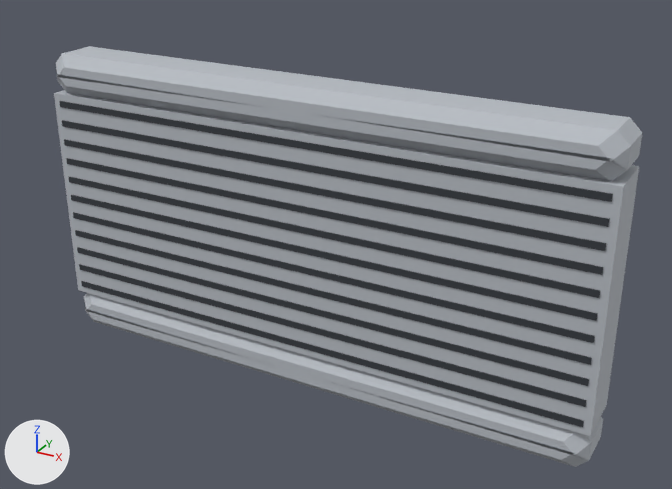
The glTF model assets/parts/engine/radiator_aluminium/strada_evo.glb, before and after one commit.
Both versions are drawn from a 50 mm camera at (0.463, -0.728, 0.393) aimed at (0.021, 0.075, -0.008). The lights are fixed; the arrows at lower left show +X, +Y and +Z. The first picture is the older version. Vertices at exactly the same position are counted once.

The first picture shows 'model'.
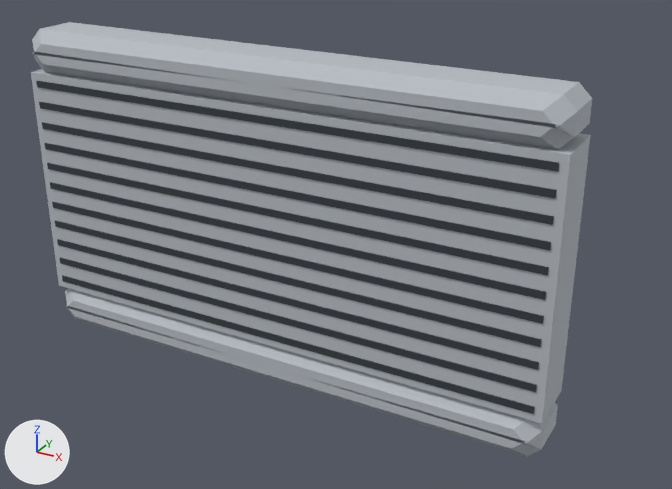
Edits to the bpy script that builds the scene:
```text
Change me_model:
    used by ob_model
    remove me_model.from_pydata(...)  # 252 vertices, 440 faces; spans x -1.0..1.0, y -0.26..0.26, z -0.53..0.53
    add me_model.from_pydata(...)  # 252 vertices, 440 faces; spans x -1.0..1.0, y -0.28..0.28, z -0.59..0.59
    me_model part 1: the loose piece of 8 vertices spanning x -1.0..1.0, y -0.24..-0.06, z -0.39..0.39 is scaled about the mesh origin by (1, 1.11, 1.11)
    me_model part 2: the loose piece of 34 vertices spanning x -1.0..1.0, y -0.26..-0.04, z -0.53..-0.39 is scaled about the mesh origin by (0.996, 1.11, 1.11)
    me_model part 3: the loose piece of 34 vertices spanning x -1.0..1.0, y -0.26..-0.04, z 0.39..0.53 is scaled about the mesh origin by (0.996, 1.11, 1.11)
    me_model part 4: the loose piece of 8 vertices spanning x -0.97..0.97, y -0.25..-0.24, z -0.37..-0.34 is moved by (0.0, -0.03, -0.04)
    me_model part 5: the loose piece of 8 vertices spanning x -0.97..0.97, y -0.25..-0.24, z -0.3..-0.27 is moved by (0.0, -0.03, -0.03)
    me_model part 6: the loose piece of 8 vertices spanning x -0.97..0.97, y -0.25..-0.24, z -0.22..-0.2 is moved by (0.0, -0.03, -0.02)
    me_model part 7: the loose piece of 8 vertices spanning x -0.97..0.97, y -0.25..-0.24, z -0.15..-0.13 is moved by (0.0, -0.03, -0.02)
    me_model part 8: the loose piece of 8 vertices spanning x -0.97..0.97, y -0.25..-0.24, z -0.08..-0.06 is moved by (0.0, -0.03, -0.01)
    me_model part 9: the loose piece of 8 vertices spanning x -0.97..0.97, y -0.25..-0.24, z -0.01..0.01 is moved by (0.0, -0.03, 0.0)
    me_model part 10: the loose piece of 8 vertices spanning x -0.97..0.97, y -0.25..-0.24, z 0.06..0.08 is moved by (0.0, -0.03, 0.01)
    me_model part 11: the loose piece of 8 vertices spanning x -0.97..0.97, y -0.25..-0.24, z 0.13..0.15 is moved by (0.0, -0.03, 0.02)
    me_model part 12: the loose piece of 8 vertices spanning x -0.97..0.97, y -0.25..-0.24, z 0.2..0.22 is moved by (0.0, -0.03, 0.02)
    me_model part 13: the loose piece of 8 vertices spanning x -0.97..0.97, y -0.25..-0.24, z 0.27..0.3 is moved by (0.0, -0.03, 0.03)
    me_model part 14: the loose piece of 8 vertices spanning x -0.97..0.97, y -0.25..-0.24, z 0.34..0.37 is moved by (0.0, -0.03, 0.04)
    other edits to the shape of me_model do not show in these pictures
Change ob_model:
    ob_model.location: (0.0, 0.108, 0.0) -> (0.0, 0.048, 0.04)
    ob_model.scale: (0.32, 0.32, 0.32) -> (0.288, 0.288, 0.288)
```

Pixel boxes [x1, y1, x2, y2] of what changed, in the pictures (672 x 489 px; the box of a moved part takes in the faces that stretch with it):
'model', reshaped, moved, rescaled
    before: [54, 46, 642, 467]
    after: [31, 22, 592, 456]
part 1 of me_model, moved or reshaped
    before: [54, 90, 639, 436]
    after: [31, 69, 591, 423]
part 2 of me_model, moved or reshaped
    before: [84, 293, 603, 467]
    after: [65, 288, 558, 456]
part 3 of me_model, moved or reshaped
    before: [56, 46, 642, 181]
    after: [32, 22, 592, 150]
part 4 of me_model, moved or reshaped
    before: [81, 281, 584, 427]
    after: [62, 275, 535, 414]
part 5 of me_model, moved or reshaped
    before: [79, 264, 587, 407]
    after: [60, 257, 537, 392]
part 6 of me_model, moved or reshaped
    before: [77, 247, 589, 386]
    after: [57, 239, 539, 370]
part 7 of me_model, moved or reshaped
    before: [75, 230, 592, 365]
    after: [55, 220, 541, 347]
part 8 of me_model, moved or reshaped
    before: [73, 212, 595, 343]
    after: [52, 202, 544, 324]
part 9 of me_model, moved or reshaped
    before: [71, 195, 598, 321]
    after: [50, 182, 546, 300]
part 10 of me_model, moved or reshaped
    before: [69, 177, 600, 298]
    after: [47, 163, 549, 276]
part 11 of me_model, moved or reshaped
    before: [66, 158, 603, 275]
    after: [45, 143, 551, 250]
part 12 of me_model, moved or reshaped
    before: [64, 139, 606, 251]
    after: [42, 122, 554, 225]
part 13 of me_model, moved or reshaped
    before: [62, 120, 609, 227]
    after: [39, 102, 557, 198]
part 14 of me_model, moved or reshaped
    before: [59, 101, 613, 202]
    after: [36, 81, 559, 172]
